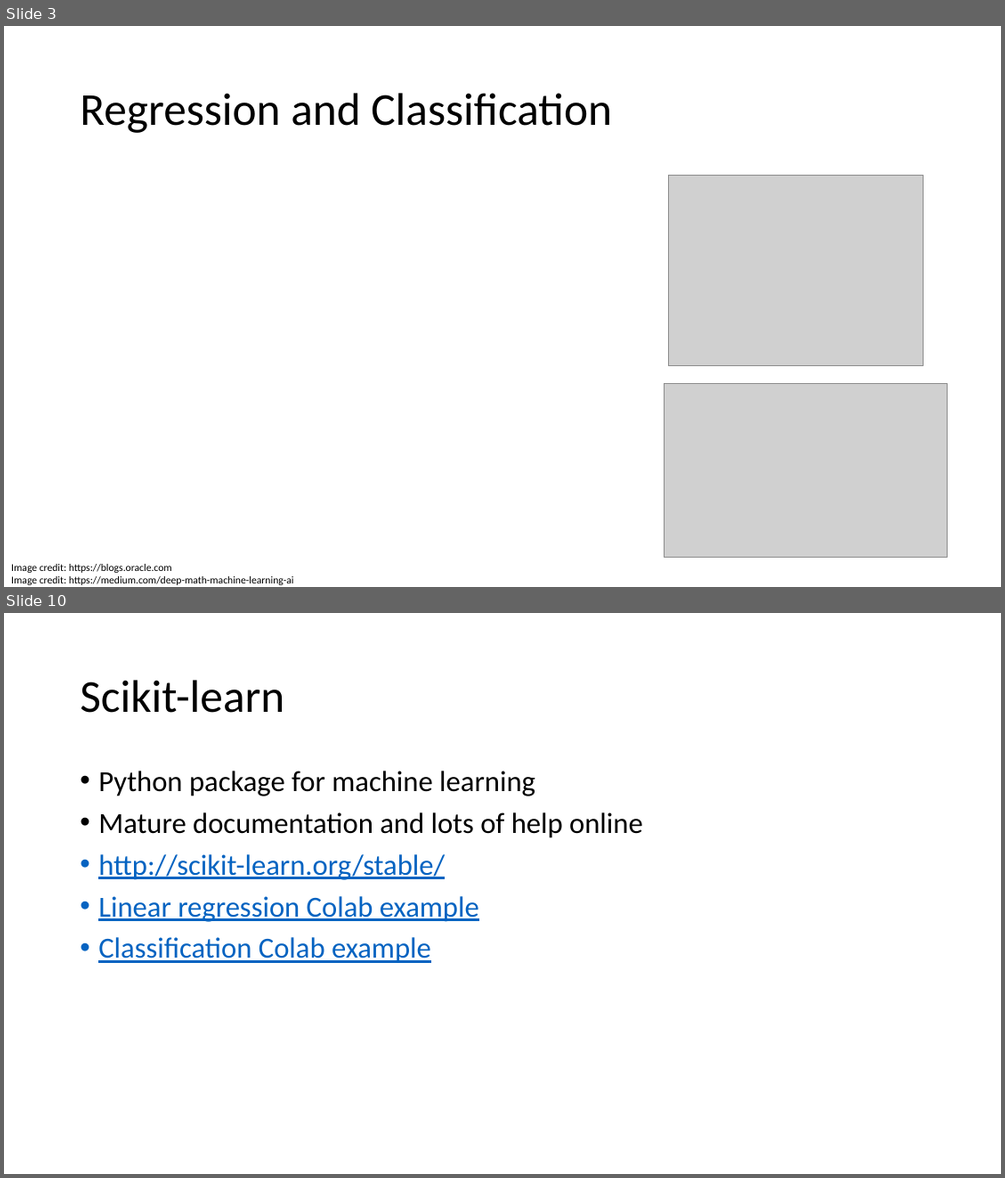
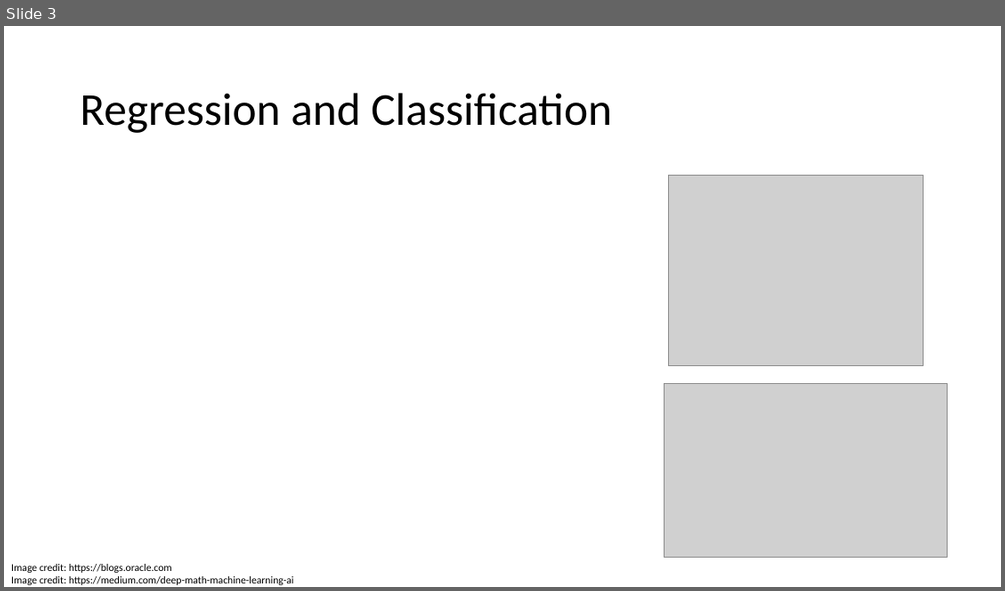
Before and after one commit to fborrasumh/intro, a slide deck: 3 - Model selection/Model selection.pptx. Shown one above the other, each under a label of ours: slides 3 and 10 before the commit, slide 3 after it; the slides between them are not shown. The pictures are 1005x1178 and 1005x591 pixels, drawn with LibreOffice and Linux fonts; fonts in the diff are those of the drawing; grey boxes stand for pictures. Boxes give left, top, right and bottom in pixels: in the first picture for what was removed or moved away, otherwise in the second. Text is boxed around its words. In the diff, an @@ line names an element or a change of style, - is before the commit and + after.

```diff
--- a/3 - Model selection/Model selection.pptx
+++ b/3 - Model selection/Model selection.pptx
@@ slide 10 removed at box(4, 613, 1001, 1174), background #FFFFFF @@
@@ title removed at box(80, 680, 284, 713) @@
-Scikit-learn
@@ text removed at box(98, 771, 643, 963) @@
-• Python package for machine learning
-• Mature documentation and lots of help online
-• http://scikit-learn.org/stable/
-• Linear regression Colab example
-• Classification Colab example
```
Also in this commit, not shown: 1 slide changed, 18 slides added, 7 other slides removed.
